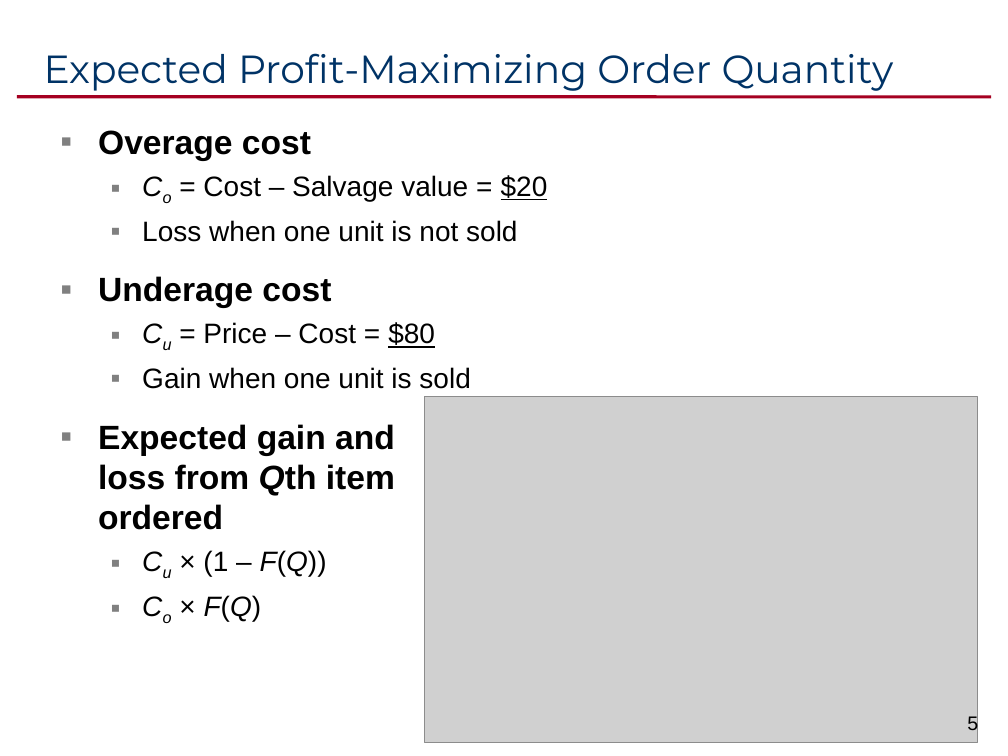
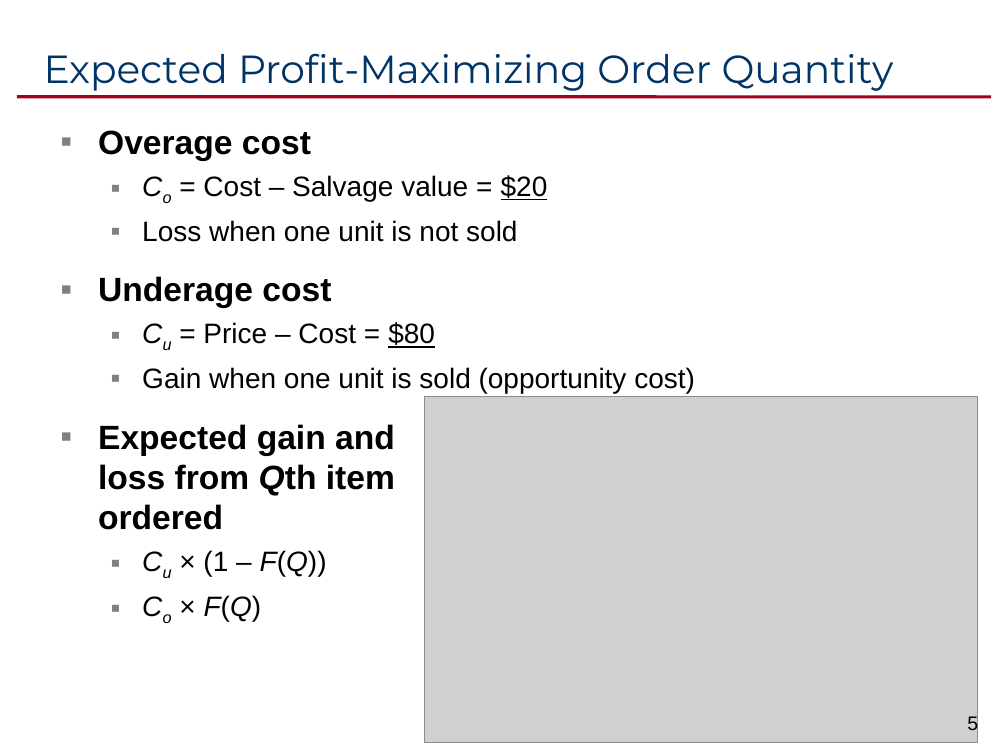
Before and after one commit to ikelab/courses, a slide deck: slide 5 of pm2016/c12.ppt. Drawn at 1008x756 pixels with LibreOffice and Linux fonts; fonts in the diff are those of the drawing; grey boxes stand for pictures. Boxes give left, top, right and bottom in pixels: in the first picture for what was removed or moved away, otherwise in the second. Text is boxed around its words. In the diff, an @@ line names an element or a change of style, - is before the commit and + after.

```diff
--- a/pm2016/c12.ppt
+++ b/pm2016/c12.ppt
@@ text at bbox=[142, 367, 695, 393]: text changed @@
-  ▪ Gain when one unit is sold
+  ▪ Gain when one unit is sold (opportunity cost)
```
Also in this commit, not shown: 4 other slides changed.
